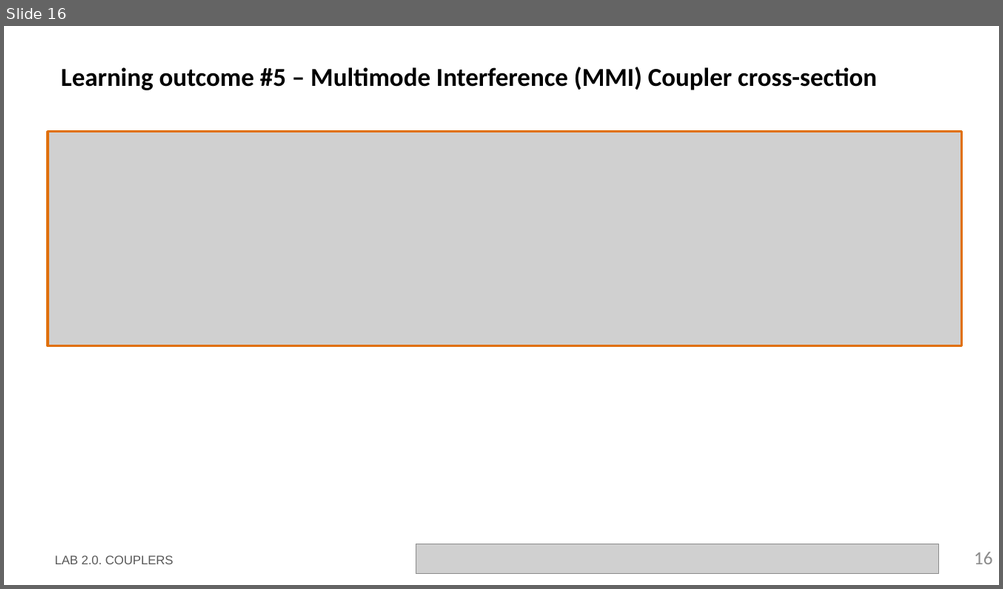
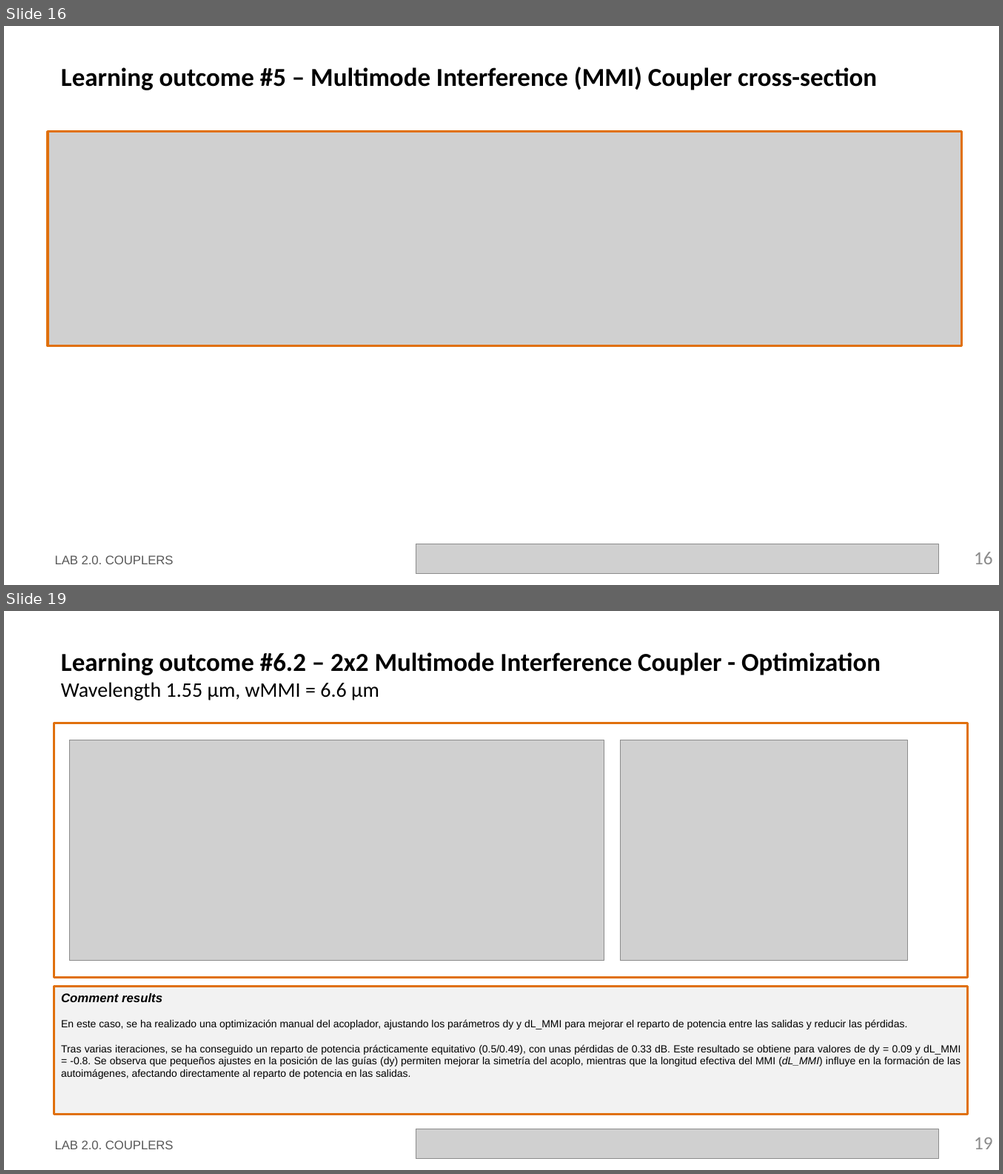
Before and after one commit to ltorjua/cifoin-lab2, a slide deck: LabBook_20.pptx. Shown one above the other, each under a label of ours: slide 16 before the commit, slides 16 and 19 after it; the slides between them are not shown. The pictures are 1003x589 and 1003x1174 pixels, drawn with LibreOffice and Linux fonts; fonts in the diff are those of the drawing; grey boxes stand for pictures; background and template pictures are left out. Boxes give left, top, right and bottom in pixels: in the first picture for what was removed or moved away, otherwise in the second. Text is boxed around its words. In the diff, an @@ line names an element or a change of style, - is before the commit and + after.

```diff
--- a/LabBook_20.pptx
+++ b/LabBook_20.pptx
@@ slide 19 added at box(4, 611, 999, 1170), background #FFFFFF @@
@@ title added at box(61, 652, 880, 701), 25 pt, text #000000, bold @@
+Learning outcome #6.2 – 2x2 Multimode Interference Coupler - Optimization
+Wavelength 1.55 µm, wMMI = 6.6 µm
@@ rectangle added at box(54, 723, 968, 978), outline #E0700D 2.25 pt @@
@@ picture added at box(70, 740, 604, 961) @@
@@ picture added at box(620, 740, 908, 961) @@
@@ rectangle added at box(54, 986, 968, 1115), fill #F2F2F2, outline #E0700D 2.25 pt, 10 pt, text #000000 @@
+Comment results
+En este caso, se ha realizado una optimización manual del acoplador, ajustando los parámetros dy y dL_MMI para mejorar el reparto de potencia entre las salidas y reducir las pérdidas.
+Tras varias iteraciones, se ha conseguido un reparto de potencia prácticamente equitativo (0.5/0.49), con unas pérdidas de 0.33 dB. Este resultado se obtiene para valores de dy = 0.09 y dL_MMI = -0.8. Se observa que pequeños ajustes en la posición de las guías (dy) permiten mejorar la simetría del acoplo, mientras que la longitud efectiva del MMI (dL_MMI) influye en la formación de las autoimágenes, afectando directamente al reparto de potencia en las salidas.
@@ text added at box(55, 1141, 173, 1150), 12 pt, text #585858 @@
+LAB 2.0. COUPLERS
@@ picture added at box(416, 1130, 939, 1159) @@
@@ page number added at box(973, 1138, 993, 1150), 18 pt, text #8C8C8C @@
+19
```
Also in this commit, not shown: 3 slides changed, 1 other slide added, 1 other file.
